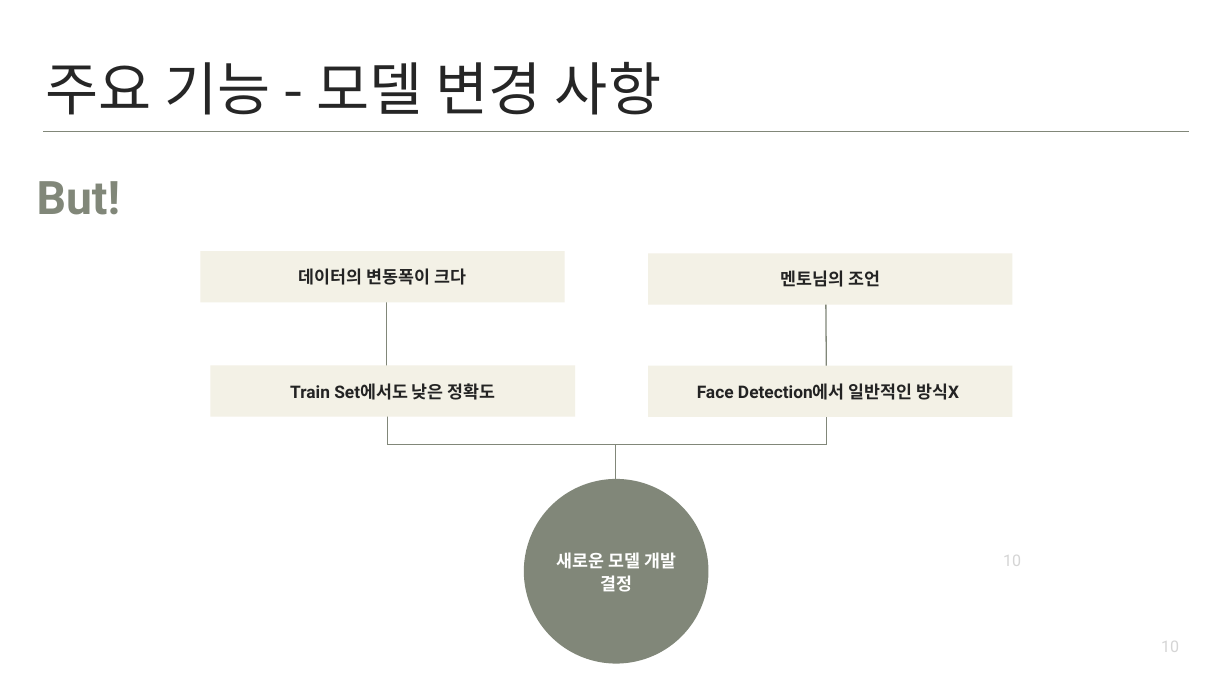
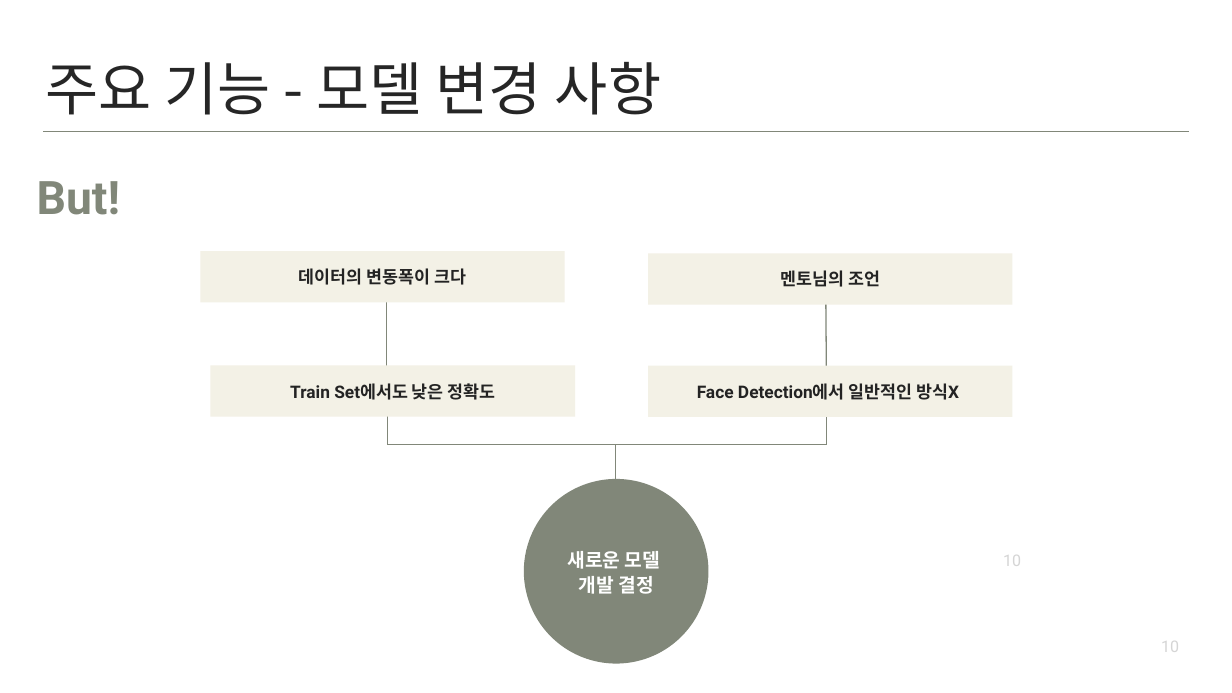
Before and after one commit to kookmin-sw/capstone-2021-14, a slide deck: slide 10 of docs/Capstone-team14-presentation.pptx. Drawn at 1232x693 pixels with LibreOffice and Linux fonts; fonts in the diff are those of the drawing. Boxes give left, top, right and bottom in pixels: in the first picture for what was removed or moved away, otherwise in the second. Text is boxed around its words. In the diff, an @@ line names an element or a change of style, - is before the commit and + after.

```diff
--- a/docs/Capstone-team14-presentation.pptx
+++ b/docs/Capstone-team14-presentation.pptx
@@ text "새로운 모델 개발 결정" at box(568, 551, 660, 594): size 27 to 30 pt @@
```
Also in this commit, not shown: 3 other slides changed, 3 other files.
